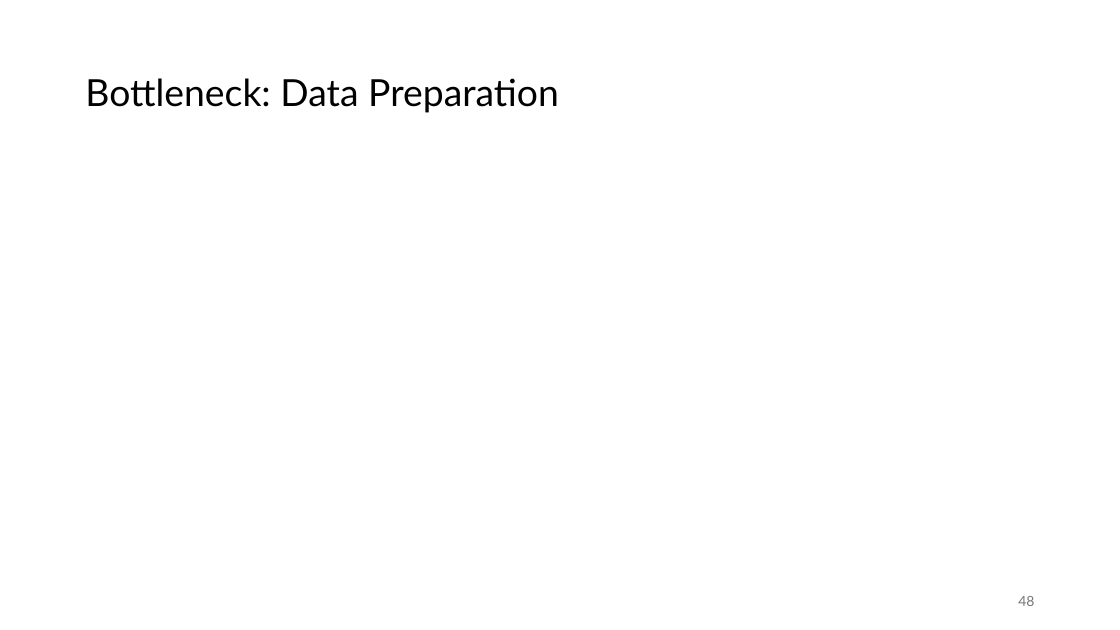
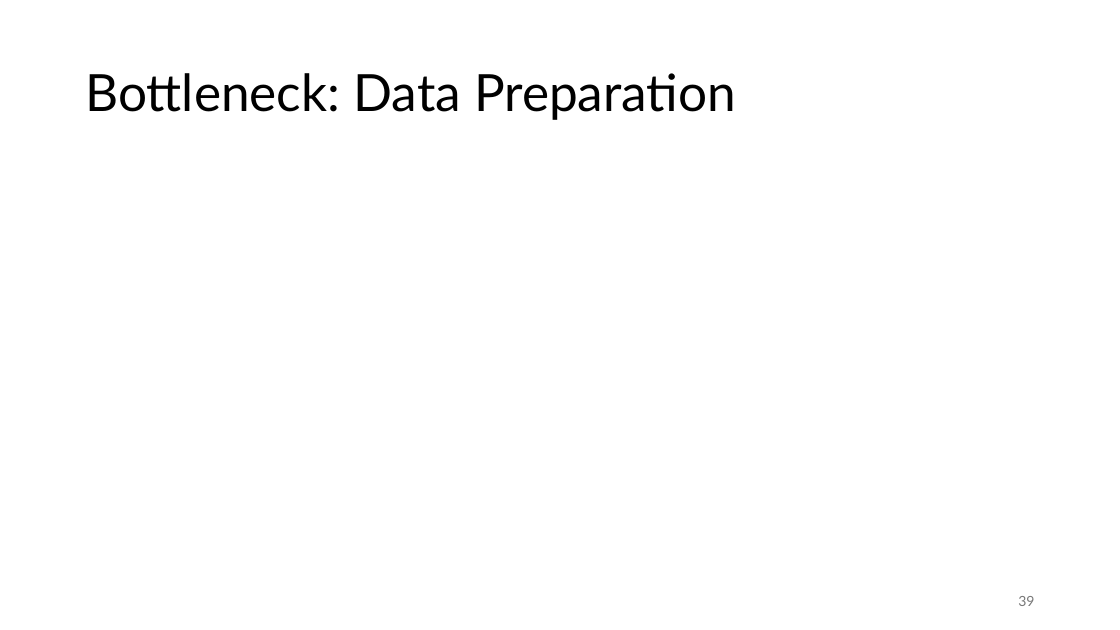
Before and after one commit to vutuanhai237/CourseMaterialsUIT, a slide deck: slide 39 of SExxx-Quantum computng/Slide/x. On Problems Quantum Computers Can Solve Efficiently (template).pptx (slide 48 before the commit). Drawn at 1120x630 pixels with LibreOffice and Linux fonts; fonts in the diff are those of the drawing; grey boxes stand for pictures. Boxes give left, top, right and bottom in pixels: in the first picture for what was removed or moved away, otherwise in the second. Text is boxed around its words. In the diff, an @@ line names an element or a change of style, - is before the commit and + after.

```diff
--- a/SExxx-Quantum computng/Slide/x. On Problems Quantum Computers Can Solve Efficiently (template).pptx
+++ b/SExxx-Quantum computng/Slide/x. On Problems Quantum Computers Can Solve Efficiently (template).pptx
@@ title "Bottleneck: Data Preparation" at [85,73,736,120]: size 32 to 44 pt @@
@@ page number at [1018,596,1034,606]: text changed @@
-48
+39
```
Also in this commit, not shown: 16 other slides changed, 1 slide added, 11 slides removed, 3 other files.
